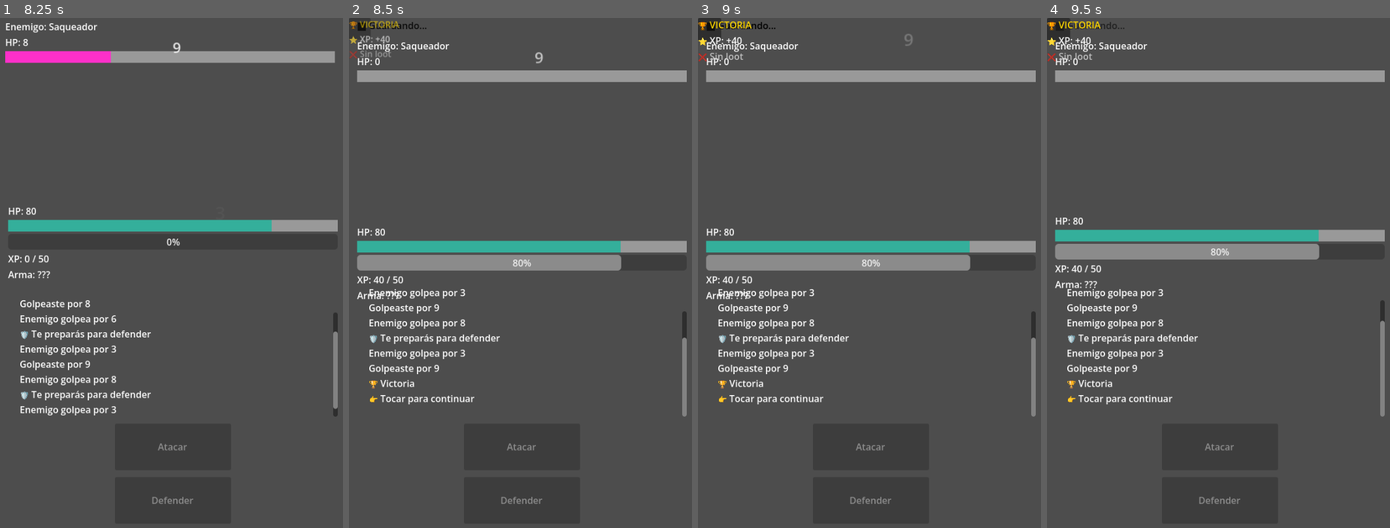
Above: before the commit, frames 1-4 (left to right).
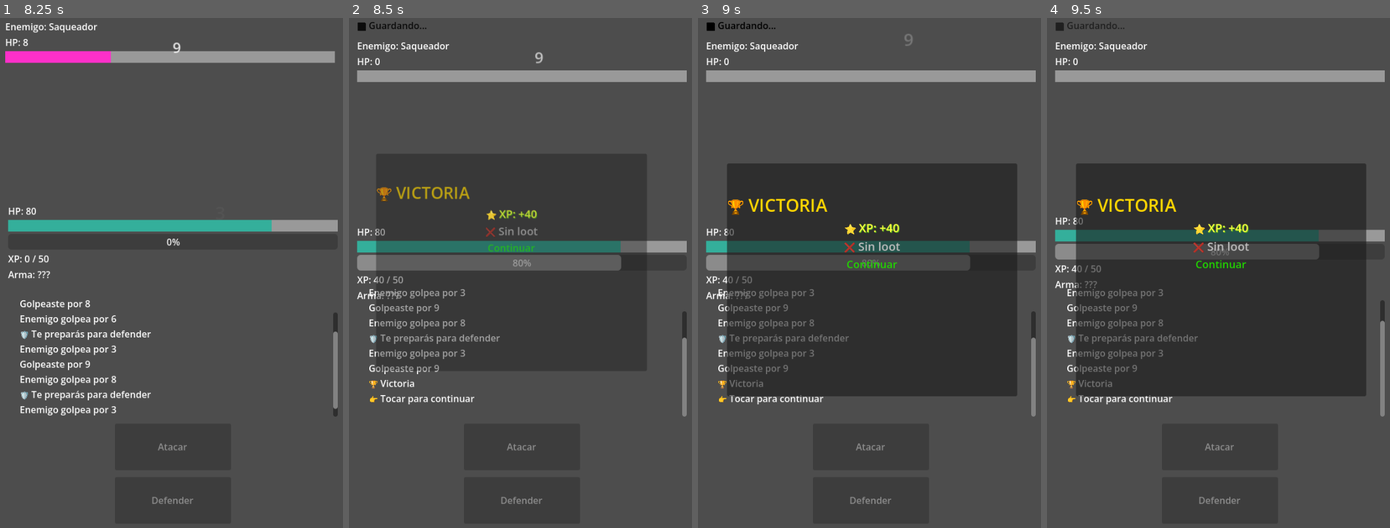
Above: after the commit, the same moments.

Repository: MirandaFrancoCBA/apocalypsheep
Game: Godot game, scene res://scenes/main_menu.tscn
The game is run twice, just before and just after one commit, with the same random seed, the same clock (stepped at 60 frames per second) and the same inputs.
Inputs:
- Up to frame 1 (8.25 s): click "CONTINUAR" at 0.5 s; click "Ciudad destruida (Lv 1-3)" at 1.25 s; click "Atacar" at 2 s; click "Defender" at 3.5 s; click "Atacar" at 5 s; tap Enter at 5.75 s; click "Defender" at 6.5 s; click "Atacar" at 8 s
- Up to frame 2 (8.5 s): no input
- Up to frame 3 (9 s): no input
- Up to frame 4 (9.5 s): no input

Frame 1 is identical in both runs. In frame 2, 6.5% of the frame differs, in the area x 0-87%, y 0-70%; in frame 3, 39%, in the area x 0-94%, y 0-75%; in frame 4, 39%.

Commit message:
Fix: popup completed

Diff:
--- a/scenes/ui/combat_result_popup.tscn
+++ b/scenes/ui/combat_result_popup.tscn
@@ -12,23 +12,54 @@
 script = ExtResource("1_f5ltw")
 
 [node name="Panel" type="Panel" parent="." unique_id=2088814185]
-layout_mode = 0
-offset_right = 40.0
-offset_bottom = 40.0
+custom_minimum_size = Vector2(500, 400)
+layout_mode = 1
+anchors_preset = 8
+anchor_left = 0.5
+anchor_top = 0.5
+anchor_right = 0.5
+anchor_bottom = 0.5
+offset_left = -250.0
+offset_top = -200.0
+offset_right = 250.0
+offset_bottom = 200.0
+grow_horizontal = 2
+grow_vertical = 2
 
 [node name="VBoxContainer" type="VBoxContainer" parent="Panel" unique_id=2102876238]
-layout_mode = 0
-offset_right = 40.0
-offset_bottom = 40.0
+custom_minimum_size = Vector2(500, 300)
+layout_mode = 1
+anchors_preset = 8
+anchor_left = 0.5
+anchor_top = 0.5
+anchor_right = 0.5
+anchor_bottom = 0.5
+offset_left = -20.0
+offset_top = -52.0
+offset_right = 20.0
+offset_bottom = 52.0
+grow_horizontal = 2
+grow_vertical = 2
 
 [node name="LabelTitle" type="Label" parent="Panel/VBoxContainer" unique_id=1808427225]
 layout_mode = 2
+theme_override_font_sizes/font_size = 30
 
 [node name="LabelXP" type="Label" parent="Panel/VBoxContainer" unique_id=135300782]
 layout_mode = 2
+theme_override_colors/font_color = Color(1, 1, 0.25490198, 1)
+theme_override_colors/font_shadow_color = Color(0.3401623, 0.70169216, 0.1041007, 1)
+theme_override_font_sizes/font_size = 20
+horizontal_alignment = 1
 
 [node name="LabelLoot" type="Label" parent="Panel/VBoxContainer" unique_id=789265155]
 layout_mode = 2
+theme_override_font_sizes/font_size = 20
+horizontal_alignment = 1
 
 [node name="LabelContinue" type="Label" parent="Panel/VBoxContainer" unique_id=2070686402]
 layout_mode = 2
+theme_override_colors/font_color = Color(0.12941177, 1, 0.3254902, 1)
+theme_override_font_sizes/font_size = 18
+horizontal_alignment = 1
+vertical_alignment = 2
--- a/scripts/ui/combat_result_popup.gd
+++ b/scripts/ui/combat_result_popup.gd
@@ -71,6 +71,9 @@
 		0.25
 	)
 
+	label_continue.text = "Continuar"
+	label_continue.modulate = Color.GOLD
+
 func _rarity_icon(rarity: String) -> String:
 	match rarity:
 		"common":
